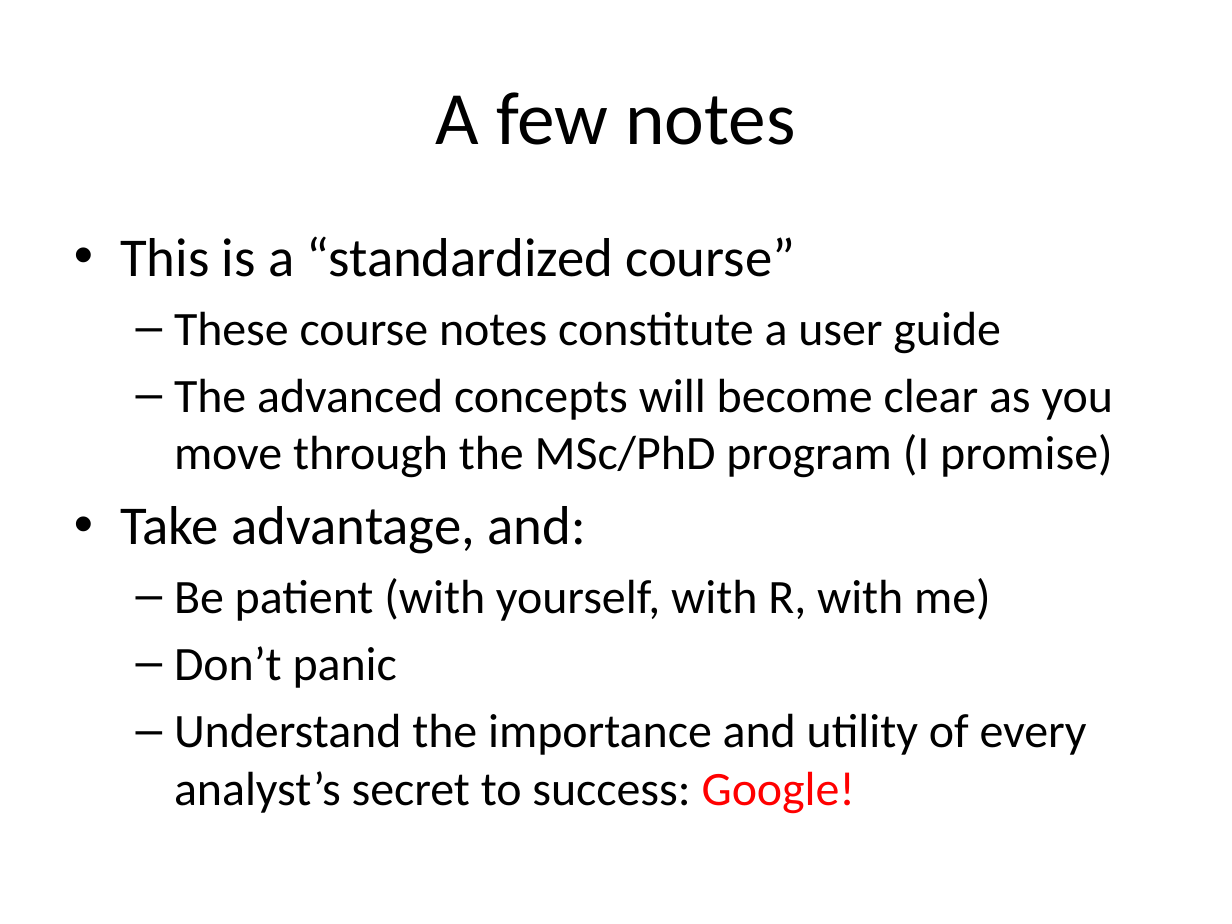
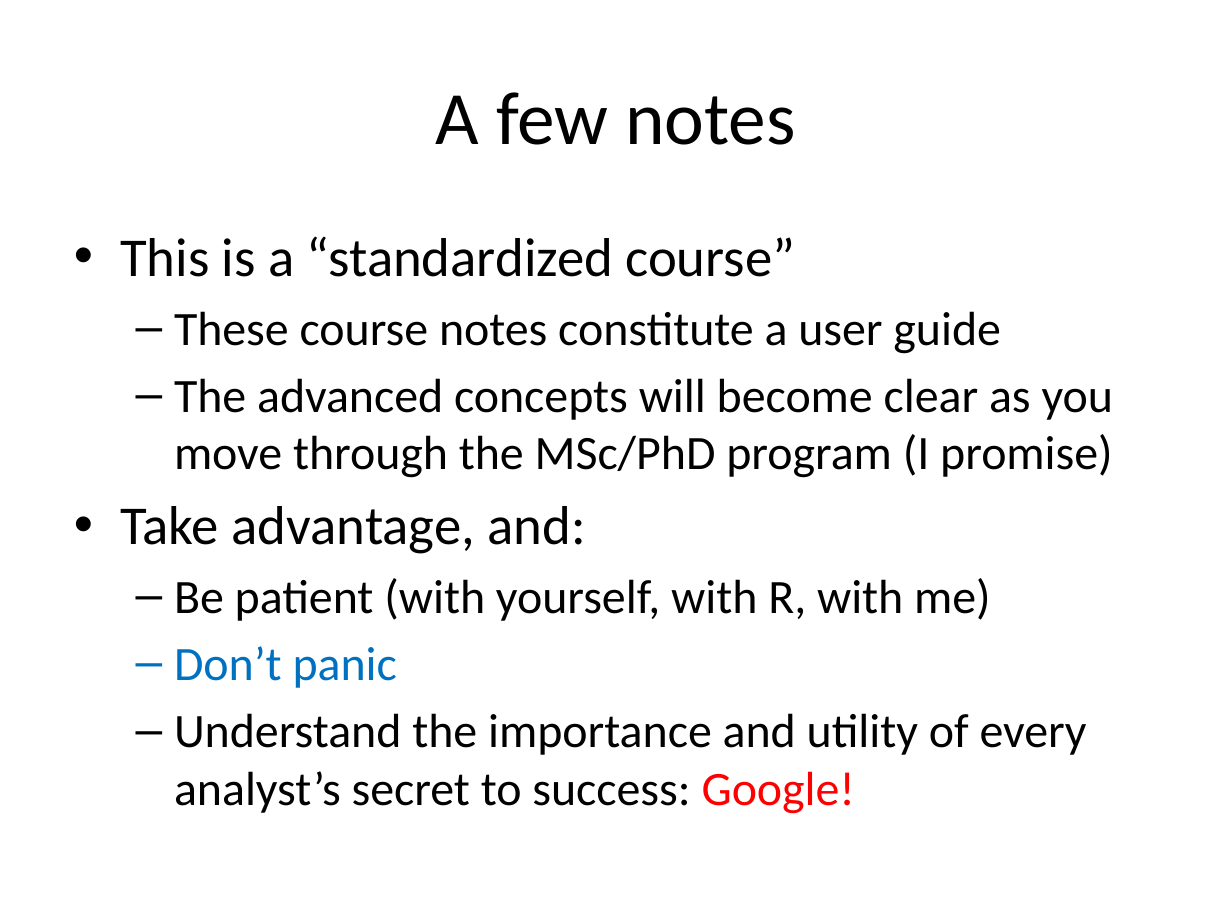
Before and after one commit to asadharis/EPIB613_AH, a slide deck: slide 7 of Lecture 1/Lecture_1_Course details 2019.pptx. Drawn at 1232x924 pixels with LibreOffice and Linux fonts; fonts in the diff are those of the drawing. Boxes give left, top, right and bottom in pixels: in the first picture for what was removed or moved away, otherwise in the second. Text is boxed around its words. In the diff, an @@ line names an element or a change of style, - is before the commit and + after.

Commit message:
Small change to lecture 1A
- added a single slide talking about why not to panic, using google and reaching out to ask for help if needed.

```diff
--- a/Lecture 1/Lecture_1_Course details 2019.pptx
+++ b/Lecture 1/Lecture_1_Course details 2019.pptx
@@ text at box(174, 646, 397, 688): text colour #000000 to #0070C0 in "Don’t panic" @@
```
Also in this commit, not shown: 1 slide added, 1 other file.
